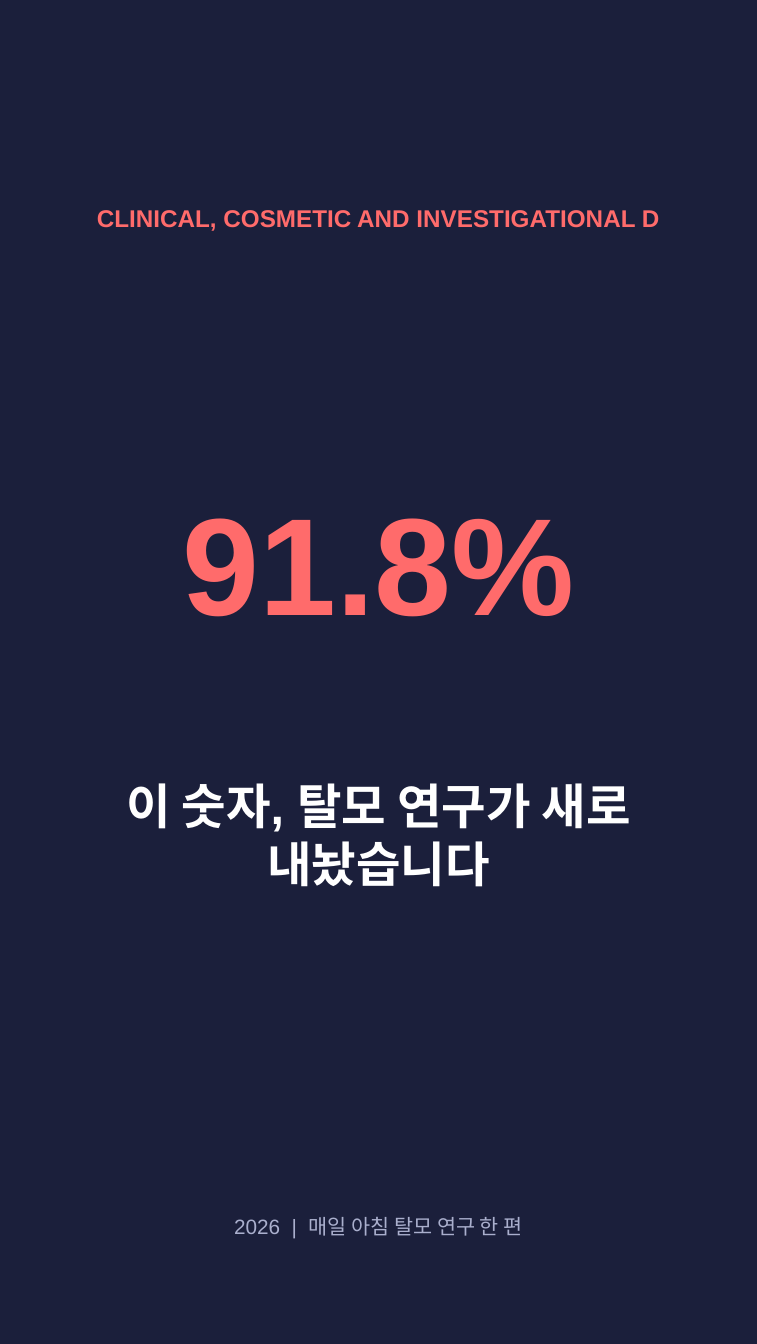
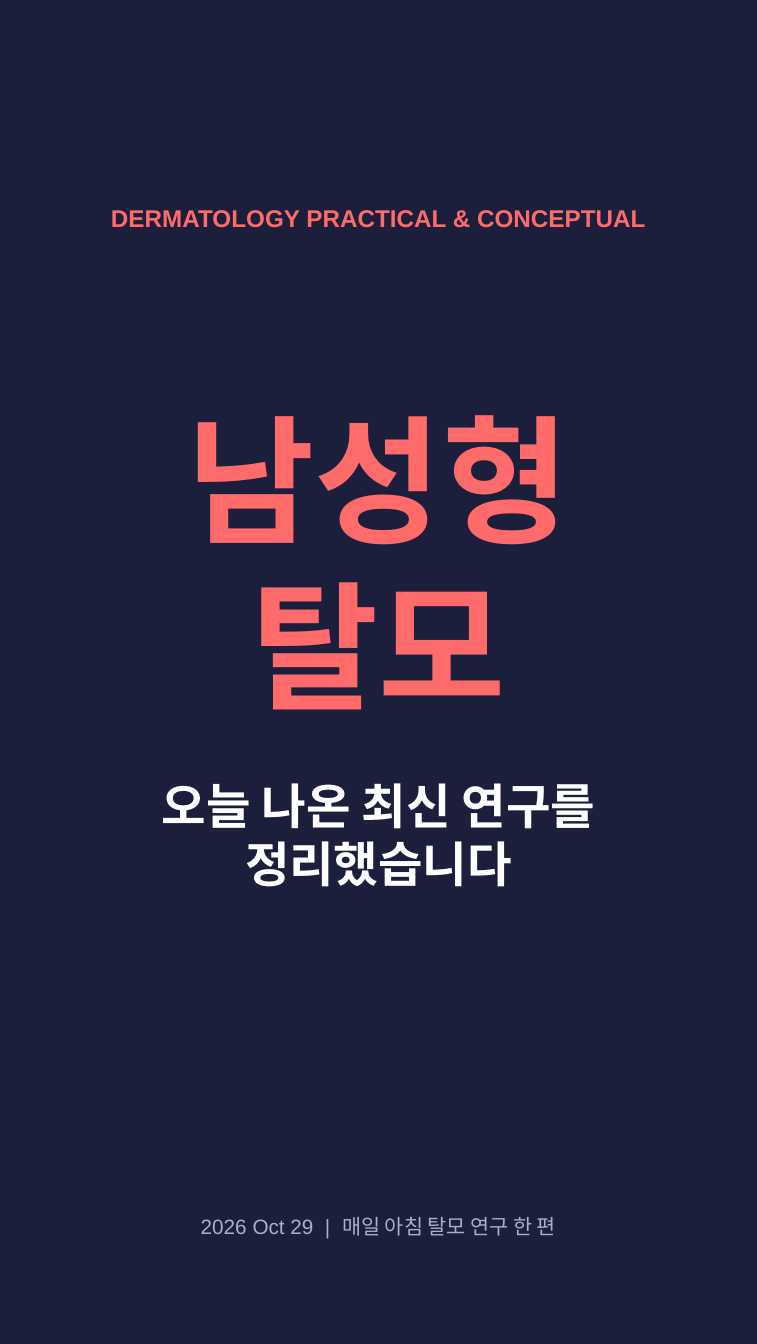
Before and after one commit to hyokang2010-BJ-ANTH/product-builder-test, a slide deck: slide 1 of pwa/data/latest/slides.pptx. Drawn at 757x1344 pixels with LibreOffice and Linux fonts; fonts in the diff are those of the drawing. Boxes give left, top, right and bottom in pixels: in the first picture for what was removed or moved away, otherwise in the second. Text is boxed around its words. In the diff, an @@ line names an element or a change of style, - is before the commit and + after.

```diff
--- a/pwa/data/latest/slides.pptx
+++ b/pwa/data/latest/slides.pptx
@@ text at (x1=111, y1=210, x2=645, y2=228): text changed @@
-CLINICAL, COSMETIC AND INVESTIGATIONAL D
+DERMATOLOGY PRACTICAL & CONCEPTUAL
@@ text at (x1=187, y1=415, x2=569, y2=710): text changed @@
-91.8%
+남성형 탈모
@@ text at (x1=162, y1=783, x2=596, y2=887): text changed @@
-이 숫자, 탈모 연구가 새로 내놨습니다
+오늘 나온 최신 연구를 정리했습니다
@@ text at (x1=201, y1=1217, x2=556, y2=1236): text changed @@
-2026 | 매일 아침 탈모 연구 한 편
+2026 Oct 29 | 매일 아침 탈모 연구 한 편
```
Also in this commit, not shown: 2 other slides changed, 5 slides added, 6 slides removed, 27 other files.
